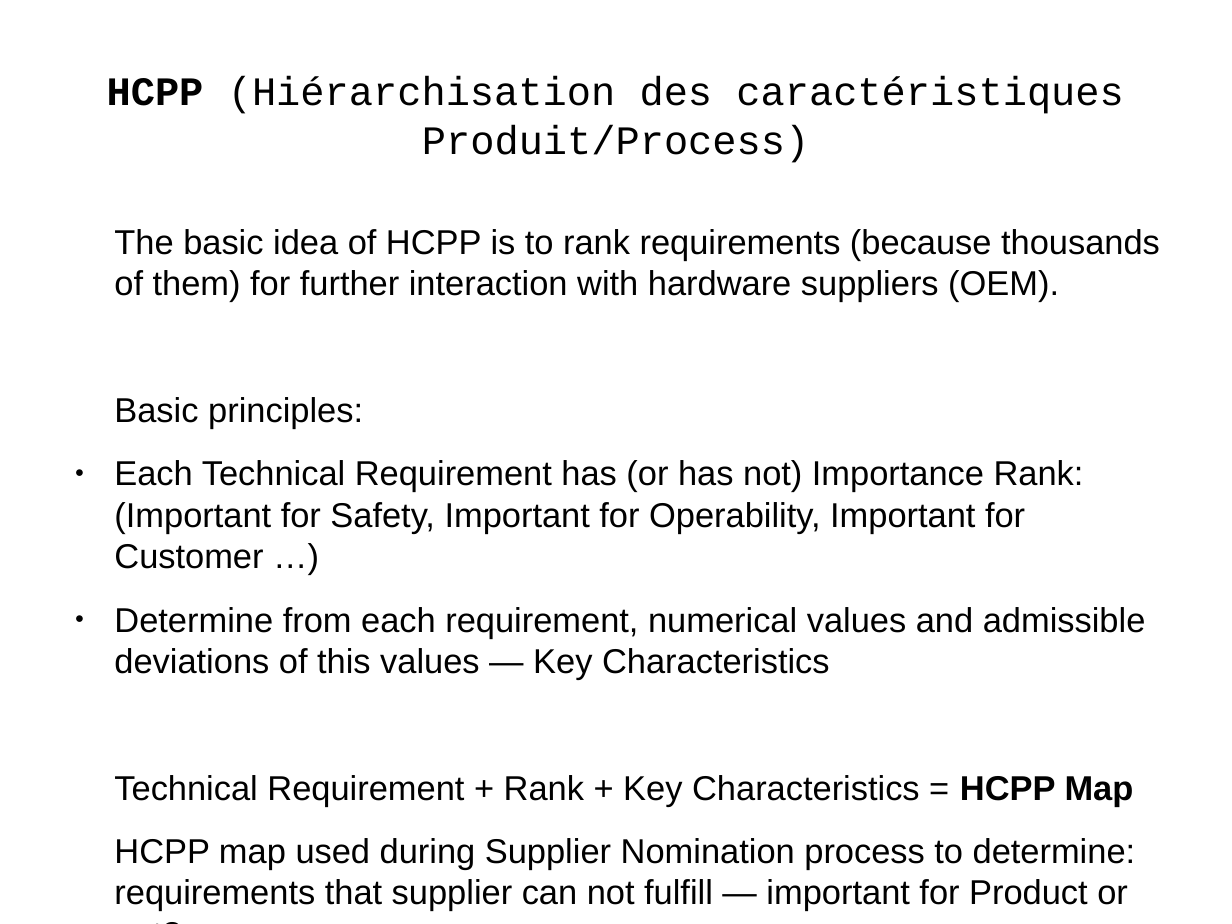
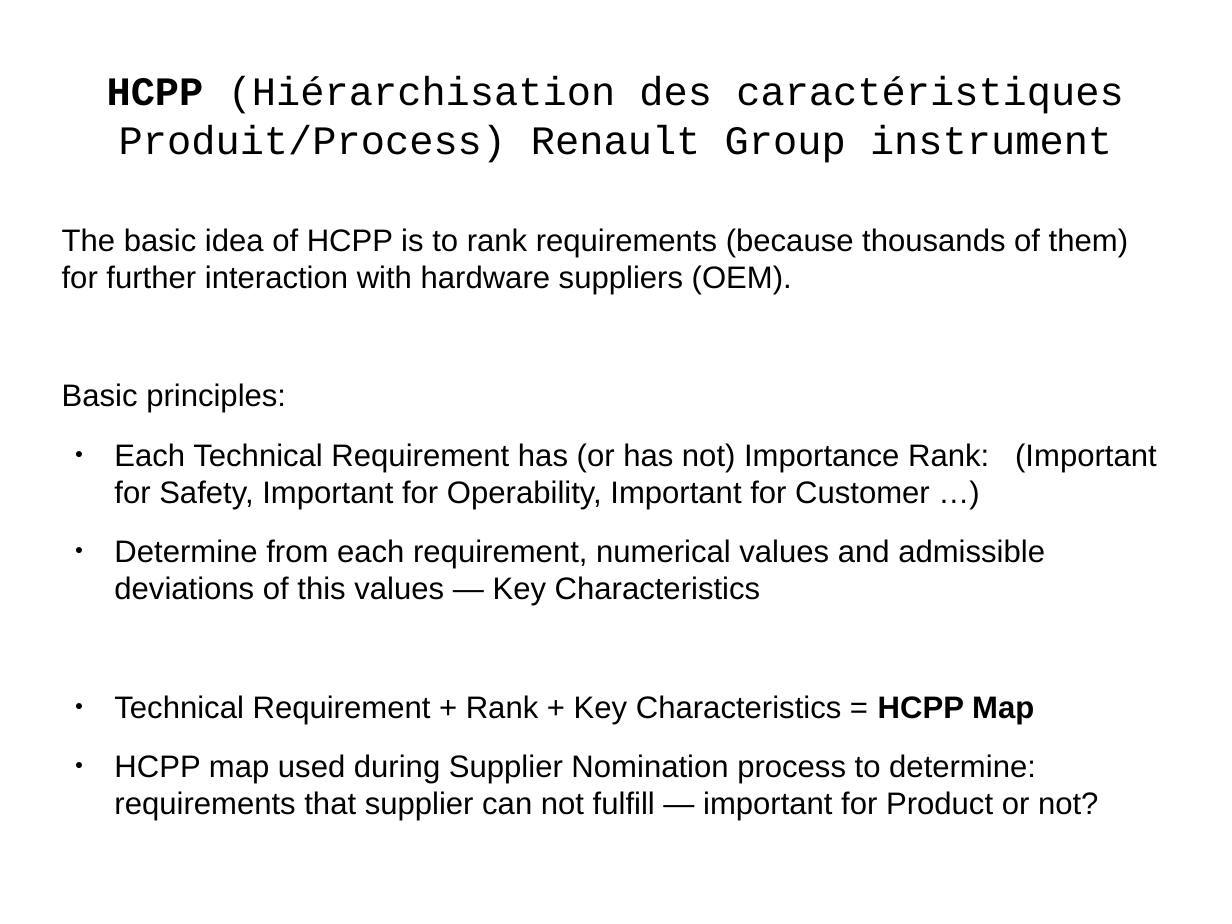
Before and after one commit to j-avdeev/EnterpriseSystemsDevelopment, a slide deck: slide 19 of Lec5 - UML-Requirements-Use Case/Enterprise System Development - lec day5 - UML-Requirements-Use Case.odp (slide 18 before the commit). Drawn at 1232x924 pixels with LibreOffice and Linux fonts; fonts in the diff are those of the drawing. Boxes give left, top, right and bottom in pixels: in the first picture for what was removed or moved away, otherwise in the second. Text is boxed around its words. In the diff, an @@ line names an element or a change of style, - is before the commit and + after.

```diff
--- a/Lec5 - UML-Requirements-Use Case/Enterprise System Development - lec day5 - UML-Requirements-Use Case.odp
+++ b/Lec5 - UML-Requirements-Use Case/Enterprise System Development - lec day5 - UML-Requirements-Use Case.odp
@@ title at box(107, 76, 1123, 163): text changed @@
-HCPP (Hiérarchisation des caractéristiques Produit/Process)
+HCPP (Hiérarchisation des caractéristiques Produit/Process) Renault Group instrument
@@ text "The basic idea of HCPP ..." at box(62, 228, 1157, 821): size 22.2 to 20 pt; indent changed; bullet none to ● @@
```
Also in this commit, not shown: 18 other slides changed, 1 slide added, 1 other file.
